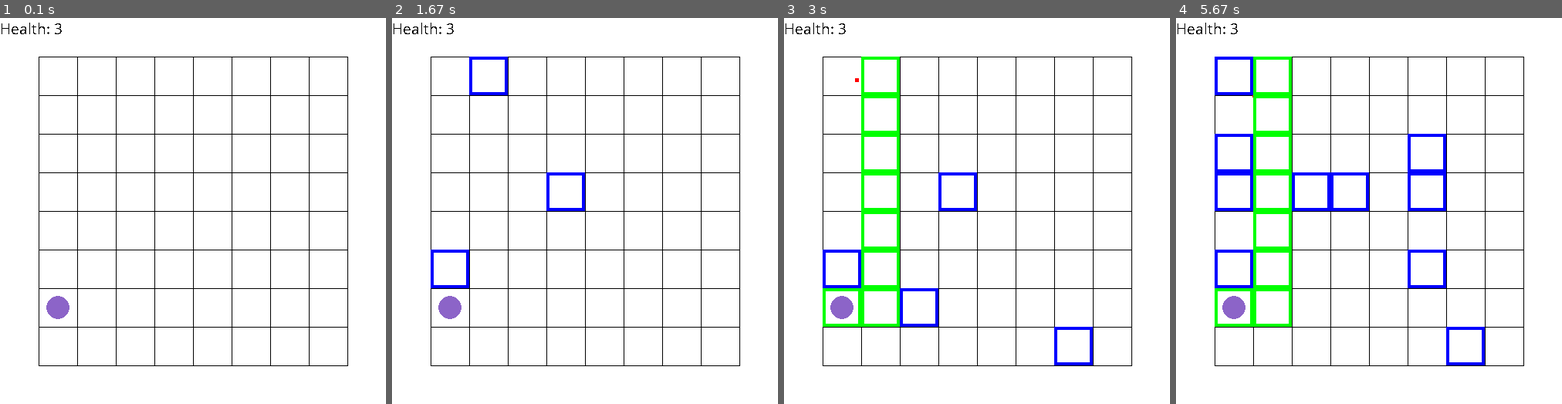
Above: before the commit, frames 1-4 (left to right).
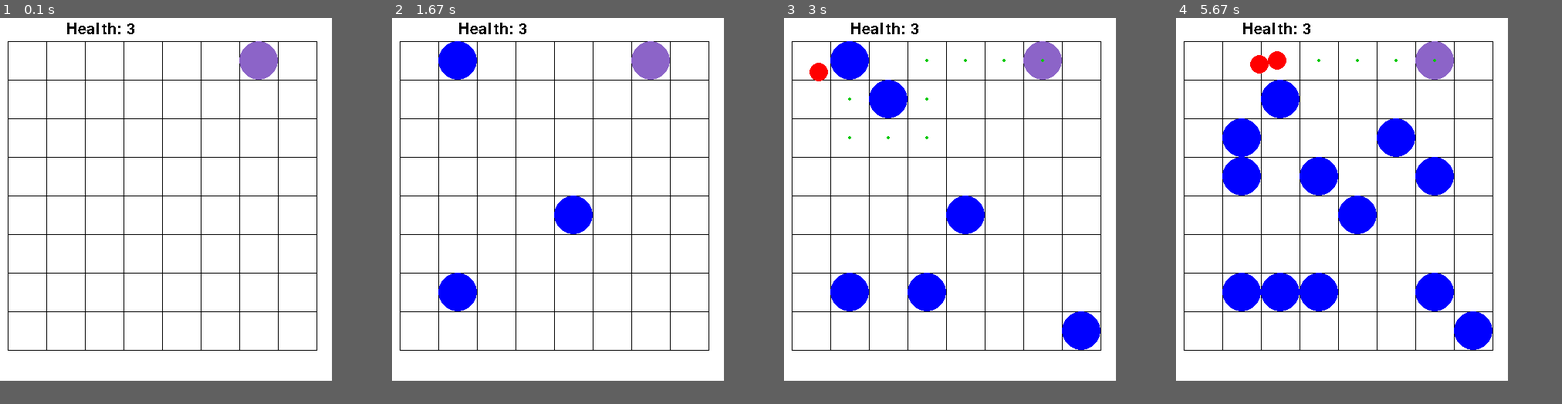
Above: after the commit, the same moments.

Repository: randompast/Tower-Defense-pygame
Game: pygame game, started from main.py
Two runs of this game, one before a commit and one after it. Both use one fixed random seed, a clock stepped at 60 frames per second and the inputs below.
Inputs (mouse positions are in pixels of both pictures, inside the frame that each line leads up to):
- Up to frame 1 (0.1 s): no input
- Up to frame 2 (1.67 s): click (557, 199) at 0.38 s; hold P 0.67-1.13 s; move the mouse to (557, 222) at 0.7 s; click (453, 284) at 1.22 s; click (473, 64) at 1.55 s
- Up to frame 3 (3 s): click (934, 292) at 1.88 s; click (1073, 334) at 2.22 s; hold P 2.5-2.97 s; click (895, 79) at 2.58 s
- Up to frame 4 (5.67 s): click (1446, 191) at 3.05 s; click (1237, 153) at 3.38 s; click (1241, 75) at 3.75 s; click (1245, 176) at 4.22 s; hold L 4.5-4.8 s; click (1291, 303) at 4.58 s; click (1411, 153) at 4.88 s; click (1311, 187) at 5.22 s; click (1446, 288) at 5.55 s
In our replay, the window is 500x500 before the commit and 430x470 after it. These sizes can differ from the game's own. Grey fills any space a smaller window leaves; there, only what the larger window draws over its background counts as a difference.

The runs differ from the first frame. In frame 1, 6.9% of the frame differs, in the area x 0-91%, y 1-91%; in frame 2, 9.3%; in frame 3, 13%; in frame 4, 18%.

Commit message:
refactoring

Diff:
--- a/astar_mod.py
+++ /dev/null
@@ -1,15 +0,0 @@
-from astar_python import Astar
-
-def new_neighbors(self, matrix, current):
-    neighbours_list = []
-    if current.x - 1 >= 0 and matrix[current.y][current.x - 1].weight is not None:
-        neighbours_list.append(matrix[current.y][current.x - 1])
-    if current.y - 1 >= 0 and matrix[current.y - 1][current.x].weight is not None:
-        neighbours_list.append(matrix[current.y - 1][current.x])
-    if current.y + 1 < len(matrix) and matrix[current.y + 1][current.x].weight is not None:
-        neighbours_list.append(matrix[current.y + 1][current.x])
-    if current.x + 1 < len(matrix[0]) and matrix[current.y][current.x + 1].weight is not None:
-        neighbours_list.append(matrix[current.y][current.x + 1])
-    return neighbours_list
-
-Astar.neighbours = new_neighbors
--- a/enemy.py
+++ b/enemy.py
@@ -1,31 +1,28 @@
 import pygame
 from pathing import heapsolve
-# from astar_mod import Astar
 import random
 
 def enemy_updater(pyg):
-    if int(pygame.time.get_ticks()/1000) > pyg['enemyTimer'] + 1:
-        if len( pyg['enemies'] ) < 5:
-            pyg['enemyTimer'] = int(pygame.time.get_ticks()/1000)
+    if not pyg.paused and int(pygame.time.get_ticks()/1000) > pyg.enemyTimer + 1:
+        if len( pyg.enemies ) < 5:
+            pyg.enemyTimer = int(pygame.time.get_ticks()/1000)
             e = enemy(1, 2, [0, 0])
             e.generate_path(pyg)
-            pyg['enemies'].append(e)
+            pyg.enemies.append(e)
         # else:
-        #     pyg['enemies'][0].randomize_position(pyg)
-        #     pyg['enemies'][0].generate_path(pyg)
-    for i,e in enumerate(pyg['enemies']):
+        #     pyg.enemies[0].randomize_position(pyg)
+        #     pyg.enemies[0].generate_path(pyg)
+    for i,e in enumerate(pyg.enemies):
         if e.touchdown == False:
             e.draw(pyg)
             e.draw_path(pyg)
-            if not pyg['paused']:
+            if not pyg.paused:
                 e.update(pyg)
         else:
-            del pyg['enemies'][i]
+            del pyg.enemies[i]
 
 def update_enemy_paths(pyg):
-    # pyg['astar'] = Astar( pyg['grid'] )
-    # print( pyg['astar'] )
-    for e in pyg['enemies']:
+    for e in pyg.enemies:
         e.generate_path(pyg)
 
 class enemy():
@@ -39,28 +36,22 @@
         self.speed = 0.04
 
     def draw(self, pyg):
-        # left, top, width, height == self.pos + self.size
-        worldpos = [ (1.5 + self.pos[0]) * pyg['SIZE'][0], (1.5 + self.pos[1]) * pyg['SIZE'][1] ]
-        pygame.draw.rect(pyg['DISPLAYSURF'], pyg['RED'], worldpos + self.size, 4)
+        pyg.grid.draw_circ(pyg, self.pos, [0.5,0.5], 0.5, (255,0,0))
+        # pyg.grid.draw_circ(pyg, self.get_gridpos(), [0.5,0.5], 0.5, (255,0,0))
 
     def get_gridpos(self):
         r,c = self.pos
-        return int(c+0.1), int(r+0.1)
+        return int(c+0.5), int(r+0.5)
 
     def generate_path(self, pyg):
-        # pyg['astar'] = Astar( pyg['grid'] )
-        # s = len( pyg['grid'] ) - 1
-        # self.path = pyg['astar'].run(self.get_gridpos(),[0,7])
-        self.path = heapsolve(pyg['grid'], self.get_gridpos(), pyg['goal'])
-        # print(self.path)
+        self.path = [i[::-1] for i in heapsolve(pyg.grid.grid, self.get_gridpos(), pyg.goal[::-1])]
         self.prune()
-        # print(self.path)
 
     def randomize_position(self, pyg):
-        self.pos[0] = random.randint(0, len(pyg['grid'])-1)
-        self.pos[1] = random.randint(0, len(pyg['grid'])-1)
-        if pyg['grid'][self.pos[1]][self.pos[0]] != 0:
-            print(f"collision at {self.pos}")
+        self.pos[0] = random.randint(0, len(pyg.grid)-1)
+        self.pos[1] = random.randint(0, len(pyg.grid)-1)
+        if pyg.grid[self.pos[1]][self.pos[0]] != 0:
+            # print(f"collision at {self.pos}")
             self.randomize_position(pyg)
 
     def random_walk(self):
@@ -73,12 +64,12 @@
         return abs(dx) + abs(dy)
 
     def dist(self):
-        return self.distance(self.pos, self.path[0][::-1])
+        return self.distance(self.pos, self.path[0])
 
     def velocity(self):
         if len( self.path ) > 0:
-            dx = self.path[0][1] - self.pos[0]
-            dy = self.path[0][0] - self.pos[1]
+            dx = self.path[0][0] - self.pos[0]
+            dy = self.path[0][1] - self.pos[1]
             d = abs(dx) + abs(dy)
             if d > 0:
                 return [self.speed*dx/d, self.speed*dy/d]
@@ -92,17 +83,15 @@
 
     def draw_path(self, pyg):
         if self.path != None:
-            for y,x in self.path:
-                worldpos = [ (1 + x) * pyg['SIZE'][0], (1 + y) * pyg['SIZE'][1] ]
-                pygame.draw.rect(pyg['DISPLAYSURF'], pyg['GREEN'], worldpos + pyg['SIZE'], 4)
+            for x,y in self.path:
+                pyg.grid.draw_circ(pyg, [x,y], [0.5,0.5], 0.1, (0,200,0,10))
 
     def update(self, pyg):
-        # if self.pos[0] == self.path[-1][0] and self.pos[1] == self.path[-1][1]:
-        if self.path:
-            if self.distance(self.pos, pyg['goal'][::-1]) < self.speed and self.touchdown == False:
+        if self.path[-1][0] == pyg.goal[0] and self.path[-1][1] == pyg.goal[1]:
+            if self.distance(self.pos, pyg.goal) < self.speed and self.touchdown == False:
                 self.touchdown = True
                 print('enemies are getting through!!!')
-                pyg['player'].health = pyg['player'].health - 1
+                pyg.player.health = pyg.player.health - 1
             if len(self.path) > 0:
                 v = self.velocity()
                 if sum(v) > -20 and self.dist() > self.speed:
--- a/events.py
+++ b/events.py
@@ -4,17 +4,19 @@
 
 def event_handler(pyg):
     for event in pygame.event.get():
-        if event.type == QUIT:
-            pygame.quit()
-            sys.exit()
+        if event.type == pygame.KEYDOWN:
+            mods = pygame.key.get_mods()
+            if event.key == 27:
+                pygame.quit()
+                sys.exit()
+            if event.unicode == 'p': # and mods % 2 == 0:
+                pyg.paused = not pyg.paused
+                print(f"Paused? {pyg.paused}")
+            if event.unicode == 'l': # and mods % 2 == 0:
+                for e in pyg.enemies:
+                    print(e.path)
         if event.type == pygame.MOUSEBUTTONDOWN:
             pos = pygame.mouse.get_pos()
-            tower_spawner(pyg, pos)
-            print()
-            for row in pyg['grid']:
-                print([i if i == 0 else 1 for i in row])
-        if event.type == pygame.KEYDOWN:
-            mods = pygame.key.get_mods()
-            if event.unicode == 'p': # and mods % 2 == 0:
-                print("PAUSING")
-                pyg['paused'] = not pyg['paused']
+            gpos = pyg.grid.mouse_to_grid(pos)
+            tower_spawner(pyg, gpos)
+            pyg.grid.print()
--- a/gameloop.py
+++ b/gameloop.py
@@ -1,21 +1,19 @@
 import pygame
 import sys
 from pygame.locals import *
-from enemy import *
-from init import clear
 from events import event_handler
-from grid import drawgrid, drawgrid_direct
 from ui import draw_ui
 from tower import tower_updater
+from enemy import enemy_updater
 
 def gameloop(pyg):
-    while pyg['player'].health > 0:
+    while pyg.player.health > 0:
         pygame.display.update()
-        clear(pyg)
-        drawgrid(pyg)
-        # drawgrid_direct(pyg)
+        pyg.clear()
+        pyg.grid.draw_grid_lines(pyg)
+        pyg.grid.draw_grid(pyg)
+        event_handler(pyg)
         draw_ui(pyg)
-        event_handler(pyg)
+        tower_updater(pyg)
         enemy_updater(pyg)
-        tower_updater(pyg)
-        pyg['FramePerSec'].tick(pyg['FPS'])
+        pyg.FramePerSec.tick(pyg.FPS)
--- a/grid.py
+++ b/grid.py
@@ -1,24 +1,75 @@
-import pygame, sys
-# from pygame.locals import *
+import pygame
 
-def drawgrid(pyg):
-    sw,sh = pyg['SCREENSIZE']
-    gw,gh = pyg['SIZE']
-    for x in range(1, sw//gw):
-        spos = [x*gw, 0+gh]
-        epos = [x*gw, sh-gh]
-        pygame.draw.line(pyg['DISPLAYSURF'], pyg['BLACK'], spos, epos)
-    for y in range(1, sh//gh):
-        spos = [ 0+gw, y*gh]
-        epos = [sw-gw, y*gh]
-        pygame.draw.line(pyg['DISPLAYSURF'], pyg['BLACK'], spos, epos)
+class grid():
+    def __init__(self, dims, size, offset_lr, offset_tb):
+        self.dims = dims
+        self.size = size
+        self.offset_lr = offset_lr
+        self.offset_tb = offset_tb
+        self.setgrid()
+        self.res = self.get_size()
+        print(self.res)
 
-def drawgrid_direct(pyg):
-    gh, gw = len(pyg['grid']), len(pyg['grid'][0])
-    for r in range( gh ):
-        for c in range( gw ):
-            if pyg['grid'][r][c] != 0:
-                worldpos = [ (1 + c) * pyg['SIZE'][0]
-                            ,(1 + r) * pyg['SIZE'][1] ]
-                pygame.draw.rect(pyg['DISPLAYSURF'], pyg['BLUE'], worldpos + pyg['SIZE'], 4)
-    # pygame.draw.rect(pyg['DISPLAYSURF'], pyg['BLUE'], [300,100] + pyg['SIZE'], 4)
+    def setgrid(self):
+        self.grid = [ [0]*(self.dims[0]) for i in range(self.dims[1]) ]
+        # self.grid[3] = [None,None,None,0,0,0,0,0]
+        # self.grid = [ [0]*8
+        #                 ,[1]*7 + [0]
+        #                 ,[0]*8
+        #                 ,[0]+ [1]*7
+        #                 ,[0]*8
+        #                 ,[1]*7 + [0]
+        #                 ,[0]*8
+        #                 ,[0]+ [1]*7
+        #              ]
+
+    def get_size(self):
+        w = self.dims[0] * self.size[0] + sum(self.offset_lr)
+        h = self.dims[1] * self.size[1] + sum(self.offset_tb)
+        return [w,h]
+
+    def print(self):
+        print()
+        for row in self.grid:
+            print([i for i in row])
+
+    def draw_grid(self, pyg):
+        for r in range(0, self.dims[0]):
+            for c in range(0, self.dims[1]):
+                if self.grid[r][c]:
+                    self.draw_circ(pyg, [c,r], [0.5,0.5], 0.3, (0,0,100))
+
+    def draw_grid_lines(self, pyg):
+        for x in range(0, self.dims[0]+1):
+            px = self.offset_lr[0] + x*self.size[0]
+            top = self.offset_tb[0]
+            bot = self.res[1] - self.offset_tb[1]
+            spos = [px, top]
+            epos = [px, bot]
+            pygame.draw.line(pyg.DISPLAYSURF, pyg.BLACK, spos, epos)
+        for y in range(0, self.dims[1]+1):
+            py = self.offset_tb[0] + y*self.size[0]
+            l = self.offset_lr[0]
+            r = self.res[0] - self.offset_lr[1]
+            spos = [l, py]
+            epos = [r, py]
+            pygame.draw.line(pyg.DISPLAYSURF, pyg.BLACK, spos, epos)
+
+    def mouse_to_grid(self, xy):
+        x = xy[0] - self.offset_lr[0]
+        y = xy[1] - self.offset_tb[0]
+        gx = x//self.size[0]
+        gy = y//self.size[1]
+        return gx,gy
+
+    def grid_to_xy(self, g, off):
+        x = (g[0]+off[0])*self.size[0] + self.offset_lr[0]
+        y = (g[1]+off[1])*self.size[1] + self.offset_tb[0]
+        return x,y
+
+    def draw_circ(self, pyg, pos, off, size, color):
+        xy = self.grid_to_xy(pos, off)
+        pygame.draw.circle(pyg.DISPLAYSURF, color, xy, min(self.size)*size*0.5)
+
+    def inbounds(self, gpos):
+        return 0 <= gpos[0] < self.dims[0] and 0 <= gpos[1] < self.dims[1]
--- a/init.py
+++ b/init.py
@@ -1,48 +1,29 @@
 import pygame, sys
 from pygame.locals import *
 from player import player
-from enemy import update_enemy_paths
+from grid import grid
 
-def clear(pyg):
-    pyg['DISPLAYSURF'].fill(pyg['WHITE'])
+class gamestate():
+    def __init__(self):
+        self.FPS = 30
+        self.FramePerSec = pygame.time.Clock()
 
-def initialize():
-    # Initialize program
-    pygame.init()
-    # Assign some basic values
-    pyg = {'FPS' : 30
-        ,'FramePerSec' : pygame.time.Clock()
-        ,'WHITE' : (255, 255, 255)
-        ,'RED' : (255, 0, 0)
-        ,'GREEN' : (0, 255, 0)
-        ,'BLUE' : (0, 0, 255)
-        ,'BLACK' : (0, 0, 0)
-        ,'SCREENSIZE' : (500,500)
-        ,'SIZE' : [50,50]
-        ,'enemyTimer' : 0
-        ,'paused' : False
-        ,'goal' : [6,0]
-    }
+        self.WHITE = (255, 255, 255)
+        self.RED = (255, 0, 0)
+        self.GREEN = (0, 255, 0)
+        self.BLUE = (0, 0, 255)
+        self.BLACK = (0, 0, 0)
 
-    pyg['DISPLAYSURF'] = pygame.display.set_mode(pyg['SCREENSIZE'])
-    clear(pyg)
-    pygame.display.set_caption('Tower Defense')
+        self.enemyTimer = 0
+        self.paused = False
+        self.goal = [6,0]
 
-    sw,sh = pyg['SCREENSIZE']
-    gw,gh = pyg['SIZE']
-    pyg['grid'] = [ [0]*(sh//gh - 2) for i in range(sw//gw - 2) ]
-    # pyg['grid'][3] = [None,None,None,0,0,0,0,0]
-    # pyg['grid'] = [ [0]*8
-    #                 ,[None]*7 + [0]
-    #                 ,[0]*8
-    #                 ,[0]+ [None]*7
-    #                 ,[0]*8
-    #                 ,[None]*7 + [0]
-    #                 ,[0]*8
-    #                 ,[0]+ [None]*7
-    #              ]
-    pyg['towers'] = []
-    pyg['enemies'] = []
-    pyg['player'] = player(3,2,0)
-    update_enemy_paths(pyg)
-    return pyg
+        pygame.display.set_caption('Tower Defense')
+        self.grid = grid((8,8), (50,50), (10,20),(30,40))
+        self.DISPLAYSURF = pygame.display.set_mode(self.grid.res)
+        self.towers = []
+        self.enemies = []
+        self.player = player(3,2,0)
+
+    def clear(self):
+        self.DISPLAYSURF.fill(self.WHITE)
--- a/main.py
+++ b/main.py
@@ -1,8 +1,8 @@
-from init import initialize
+from init import gamestate
 from gameloop import gameloop
 
 def main():
-    pyg = initialize()
+    pyg = gamestate()
     gameloop(pyg)
 
 if __name__ == '__main__':
--- a/pathing.py
+++ b/pathing.py
@@ -17,11 +17,13 @@
 def all_moves(G, visited, H, p, path, target):
     gr, gc = len(G), len(G[0])
 
-    if p[0] < gc-1:
+    #rows
+    if p[0] < gr-1:
         perform_move(visited, H, G, path, p, target,  1,  0)
     if 0 < p[0]:
         perform_move(visited, H, G, path, p, target, -1,  0)
-    if p[1] < gr-1:
+    #cols
+    if p[1] < gc-1:
         perform_move(visited, H, G, path, p, target,  0,  1)
     if 0 < p[1]:
         perform_move(visited, H, G, path, p, target,  0, -1)
@@ -54,7 +56,7 @@
         print([i if i == 0 else 1 for i in row])
 
     # for i in range(1000): #try timing
-    path = heapsolve(grid, [2,2], [6,0])
+    path = heapsolve(grid, [0,0], [6,0])
     print(path)
 
 if __name__ == '__main__':
--- a/tower.py
+++ b/tower.py
@@ -1,29 +1,24 @@
 import pygame
 from enemy import update_enemy_paths
 
-def tower_spawner(pyg, pos):
-    sw, sh = pyg['SCREENSIZE']
-    gw, gh = pyg['SIZE']
-    c, r = pos[0]//gh, pos[1]//gw
-    Mr, Mc = sw//gw,  sh//gh
-    pos = [c, r]
-    if 0 < c < Mc - 1 and 0 < r < Mr - 1:
-        if pyg['grid'][r-1][c-1] == 0:
-            pyg['towers'] += [tower(1, 2, pos)]
-            pyg['grid'][r-1][c-1] = 1
+def tower_spawner(pyg, gpos):
+    if pyg.grid.inbounds(gpos):
+        if pyg.grid.grid[gpos[1]][gpos[0]] == 0:
+            pyg.towers += [tower(1, 2, gpos)]
+            pyg.grid.grid[gpos[1]][gpos[0]] = 1
             update_enemy_paths(pyg)
         else:
-            for i in range(len(pyg['towers'])):
-                req = pyg['towers'][i].pos[0] == pos[0]
-                yeq = pyg['towers'][i].pos[1] == pos[1]
+            for i in range(len(pyg.towers)):
+                req = pyg.towers[i].pos[0] == gpos[0]
+                yeq = pyg.towers[i].pos[1] == gpos[1]
                 if req and yeq:
-                    del pyg['towers'][i]
-                    pyg['grid'][r-1][c-1] = 0
+                    del pyg.towers[i]
+                    pyg.grid.grid[gpos[1]][gpos[0]] = 0
                     update_enemy_paths(pyg)
                     return
 
 def tower_updater(pyg):
-    for i, tower in enumerate(pyg['towers']):
+    for i, tower in enumerate(pyg.towers):
         tower.draw(pyg)
 
 class tower():
@@ -33,9 +28,7 @@
         self.pos = pos
 
     def draw(self, pyg):
-        # left, top, width, height == self.pos + self.size
-        worldpos = [ (self.pos[0]) * pyg['SIZE'][0], (self.pos[1]) * pyg['SIZE'][1] ]
-        pygame.draw.rect(pyg['DISPLAYSURF'], pyg['BLUE'], worldpos + pyg['SIZE'], 4)
+        pyg.grid.draw_circ(pyg, self.pos, [0.5,0.5], 1, (0,0,255))
 
     def update(self, pyg):
         # shoot at enemies? create projectiles?
--- a/ui.py
+++ b/ui.py
@@ -2,9 +2,8 @@
 
 def draw_ui(pyg):
     pygame.font.init()
-    my_font = pygame.font.SysFont('Comic Sans MS', 20)
-    text_surface = my_font.render('Health: ' + str(pyg['player'].health), False, (0, 0, 0))
-    pyg['DISPLAYSURF'].blit(text_surface, (0,0))
+    my_font = pygame.font.Font(pygame.font.get_default_font(), 20)
+    text_surface = my_font.render('Health: ' + str(pyg.player.health), False, (0, 0, 0))
+    pyg.DISPLAYSURF.blit(text_surface, (pyg.grid.res[0]//5,5))
 
-    worldpos = [ (1.5 + pyg['goal'][1]) * pyg['SIZE'][1], (1.5 + pyg['goal'][0]) * pyg['SIZE'][0] ]
-    pygame.draw.circle(pyg['DISPLAYSURF'], (140,100,200), worldpos, 15)
+    pyg.grid.draw_circ(pyg, pyg.goal, [0.5,0.5], 1, (140,100,200))
